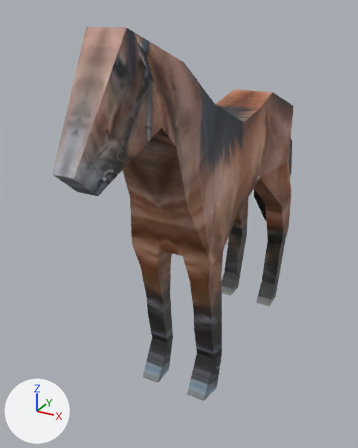
One commit to the Blender file res/blend/horse_run.blend: the scene before it, then after it.
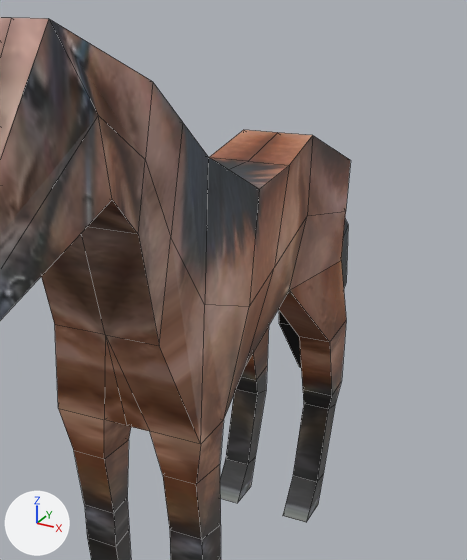
There are two pictures of each version: one whole from a 50 mm camera at (1.72, -4.09, 3.16) aimed at (-0.23, -0.54, 1.38), one close up on the part from 28% to 100% of the width and 4% to 73% of the height. The axes (+X, +Y, +Z) are drawn at lower left. The lights are the same throughout. The close-ups show mesh edges as thin lines.
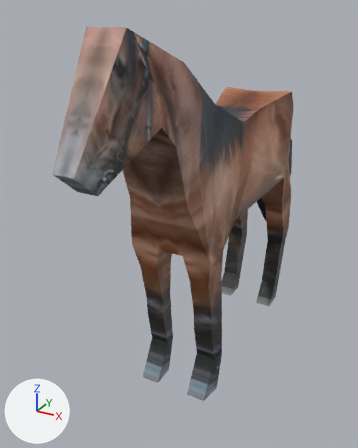
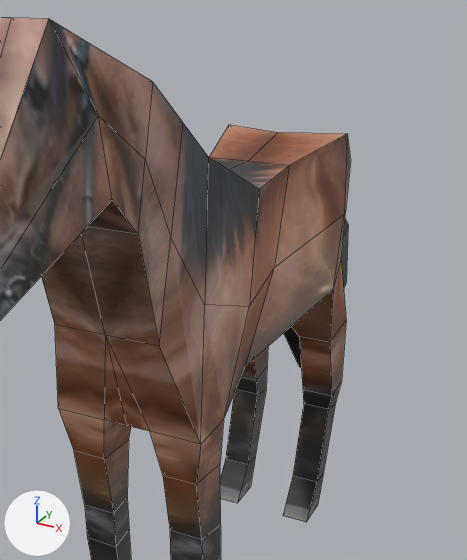
Commit message: horse geom fix

Where the change shows, as pixel boxes [x1, y1, x2, y2] in the close-ups (467 x 560 px; the box of a moved part takes in the faces that stretch with it):
part 1 of me_cube_001, moved or reshaped
    before: [209, 130, 350, 364]
    after: [209, 125, 350, 365]

The change, as a list of edits to the scene's bpy script:
```text
Change me_cube_001:
    where me_cube_001.from_pydata(...)  # 189 vertices, 190 faces; spans x -0.35..0.35, y -2.21..1.53, z 0.03..3.05
    used by ob_cube; location = (0.0, 0.0, 0.0)
    me_cube_001 part 1
    me_cube_001.vertices[2].co: (0.17, 0.4, 1.6) -> (0.37, 0.53, 1.6)  # pixel (289, 290) -> pixel (333, 289)
    me_cube_001.vertices[3].co: (0.19, 0.52, 2.42) -> (0.34, 0.65, 2.42)  # pixel (312, 135) -> pixel (347, 133)
    me_cube_001.vertices[93].co: (0.22, 0.46, 2.01) -> (0.38, 0.59, 2.01)  # pixel (307, 215) -> pixel (344, 214)
    me_cube_001.vertices[110].co: (-0.17, 0.4, 1.6) -> (-0.37, 0.53, 1.6)
    me_cube_001.vertices[111].co: (-0.19, 0.52, 2.42) -> (-0.34, 0.65, 2.42)  # pixel (243, 129) -> pixel (228, 124)
    me_cube_001.vertices[176].co: (-0.22, 0.46, 2.01) -> (-0.38, 0.59, 2.01)
```
